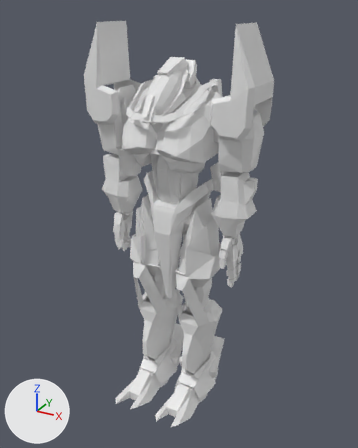
The COLLADA model Objects3D/perturbator.dae, before and after one commit.
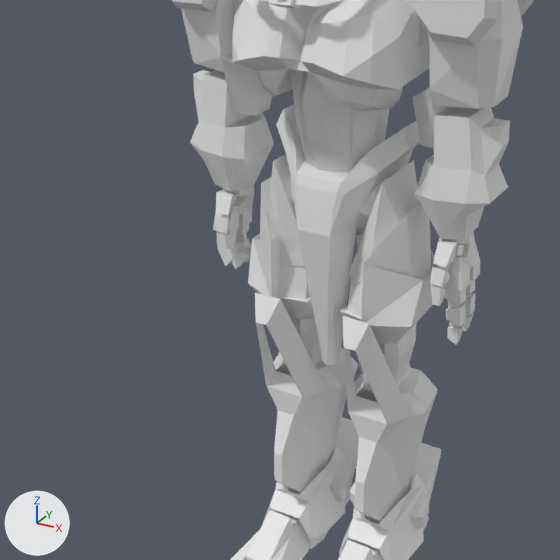
Each version appears first whole from a 50 mm camera at (16.1, -28.6, 28.7) aimed at (0.4, 0.0, 14.4), and next in a close-up on the part from 2% to 79% of the width and 27% to 88% of the height. Arrows for +X, +Y and +Z are at lower left; the lights stay in place. Where no turn or scale is listed for an object, it has been applied to the vertices.

In view in the first close-up: 'antebrazod', 'antebrazoi', 'coxis', 'cuerpo', 'espinillad', 'espinillai', 'hombrod', 'hombroi', 'pied', 'piei', 'piernad', 'piernai'.
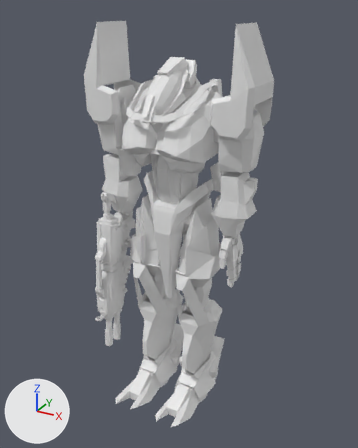
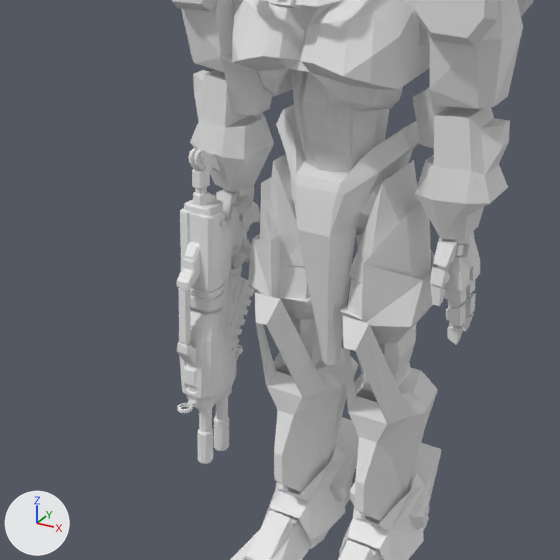
Where the newer file only moved an object's origin or applied its transform, the numbers keep the older frame.

Pixel boxes [x1, y1, x2, y2] of what changed, in the close-ups (560 x 560 px):
'arma', added
    after: [177, 148, 260, 464]

The change, as a list of edits to the scene's bpy script:
```text
Add me_assault_ri:
    me_assault_ri.from_pydata(...)  # 1511 vertices, 2917 faces; spans x -0.82..0.82, y -2.34..3.17, z -6.63..6.28
Add ob_arma:
    ob_arma = bpy.data.objects.new('arma', me_assault_ri)
    ob_arma.location = (-4.63, -1.54, 10.29)
```
